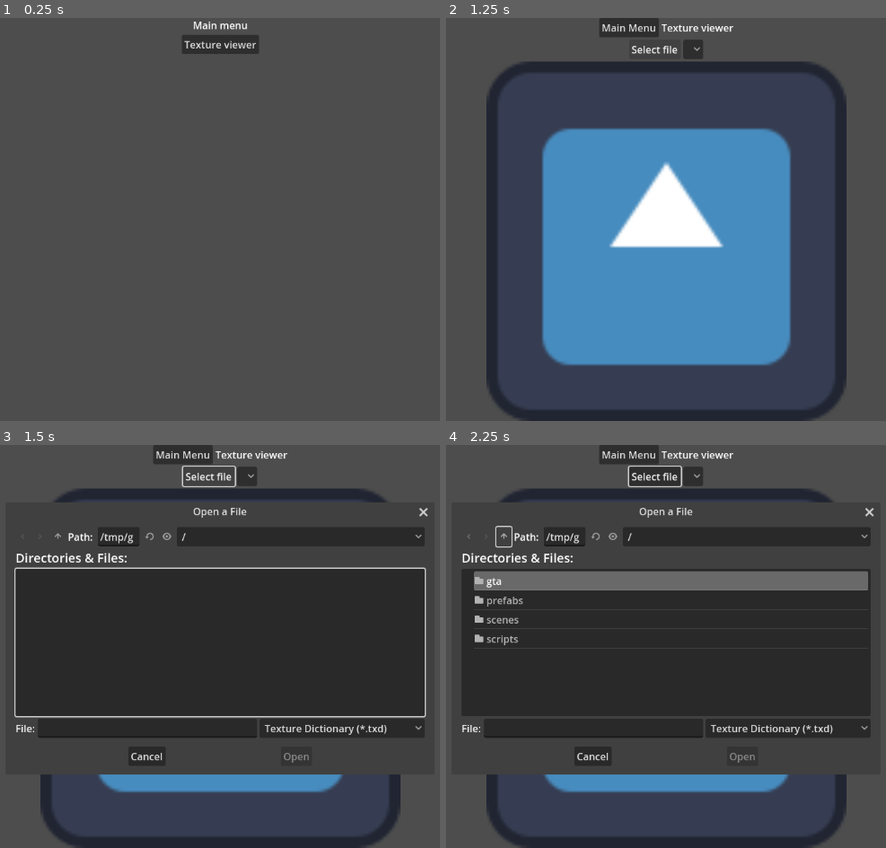
Above: before the commit, frames 1-4 (two rows, left to right).
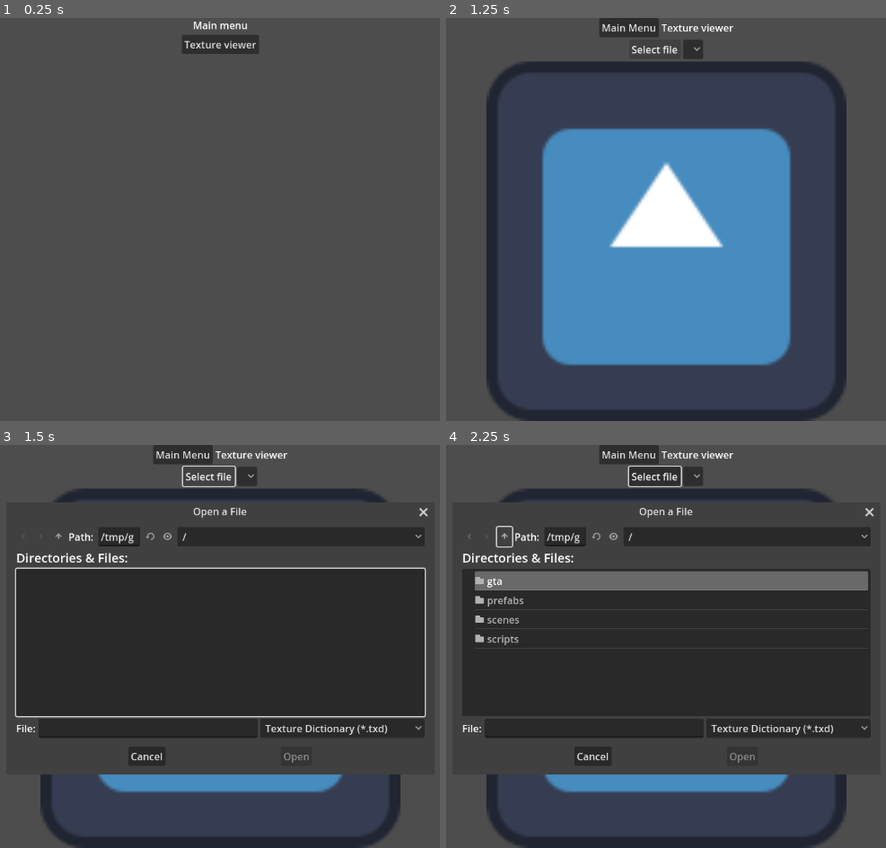
Above: after the commit, the same moments.

Repository: FOSS-Supremacy/OpenLiberty
Game: Godot game, scene res://startup.tscn
Two runs of this game, one before a commit and one after it. Both use one fixed random seed, a clock stepped at 60 frames per second and the inputs below. The engine's default icon, where the game draws it, is replaced by a stand-in: a white triangle on a blue panel in a dark square.
Inputs (mouse positions are in pixels of both pictures, inside the frame that each line leads up to):
- Up to frame 1 (0.25 s): no input
- Up to frame 2 (1.25 s): click "Texture viewer" at 0.5 s
- Up to frame 3 (1.5 s): click "Select file" at 1.25 s
- Up to frame 4 (2.25 s): click (503, 537) at 2 s

Frames 1-2 are identical in both runs. In frame 3, 0.9% of the frame differs, in the area x 3-88%, y 21-73%; in frame 4, 1.1%, in the area x 3-88%, y 20-73%.

Commit message:
Overhaul main menu script

Diff:
--- a/scenes/main_menu/main_menu.tscn
+++ b/scenes/main_menu/main_menu.tscn
@@ -28,14 +28,3 @@
 size_flags_horizontal = 4
 size_flags_vertical = 0
 text = "Main menu"
-
-[node name="Button" type="Button" parent="VBoxContainer"]
-layout_mode = 2
-offset_left = 514.0
-offset_top = 30.0
-offset_right = 638.0
-offset_bottom = 61.0
-size_flags_horizontal = 4
-text = "Texture viewer"
-
-[connection signal="pressed" from="VBoxContainer/Button" to="." method="_ld_txd_test"]
--- a/scenes/main_menu/menu.gd
+++ b/scenes/main_menu/menu.gd
@@ -1,5 +1,23 @@
 extends Control
 
 
-func _ld_txd_test():
-	get_tree().change_scene_to_file("res://scenes/txd/txd.tscn")
+@onready var container := $VBoxContainer as VBoxContainer
+
+
+const scenes := {
+	"Texture viewer": "res://scenes/txd/txd.tscn",
+}
+
+
+func _ready() -> void:
+	for k in scenes:
+		var button := Button.new()
+		button.text = k
+		button.size_flags_horizontal = Control.SIZE_SHRINK_CENTER
+		button.size_flags_vertical = Control.SIZE_SHRINK_CENTER
+
+		button.pressed.connect(func _load_scene():
+			get_tree().change_scene_to_file(scenes[k])
+		)
+
+		container.add_child(button)
